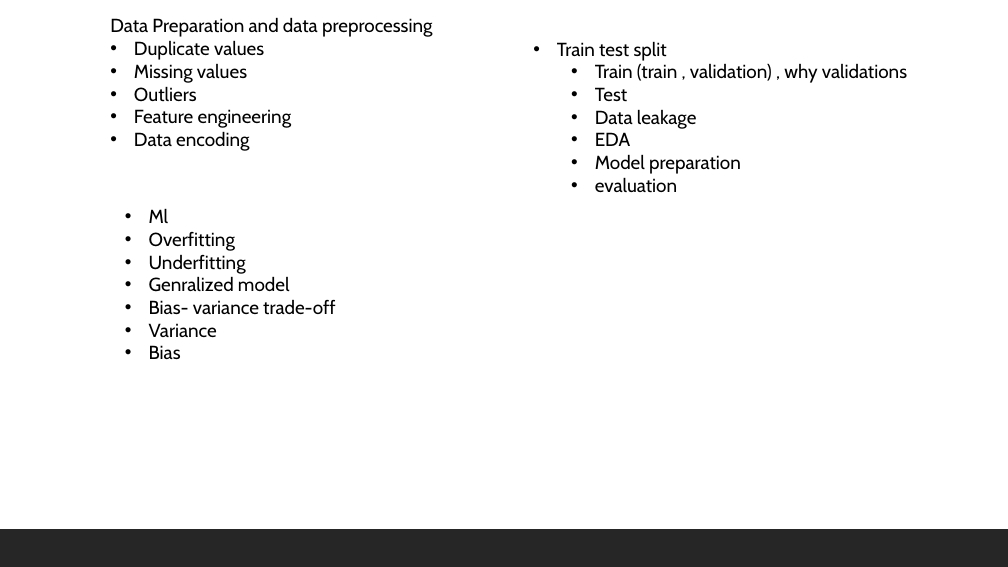
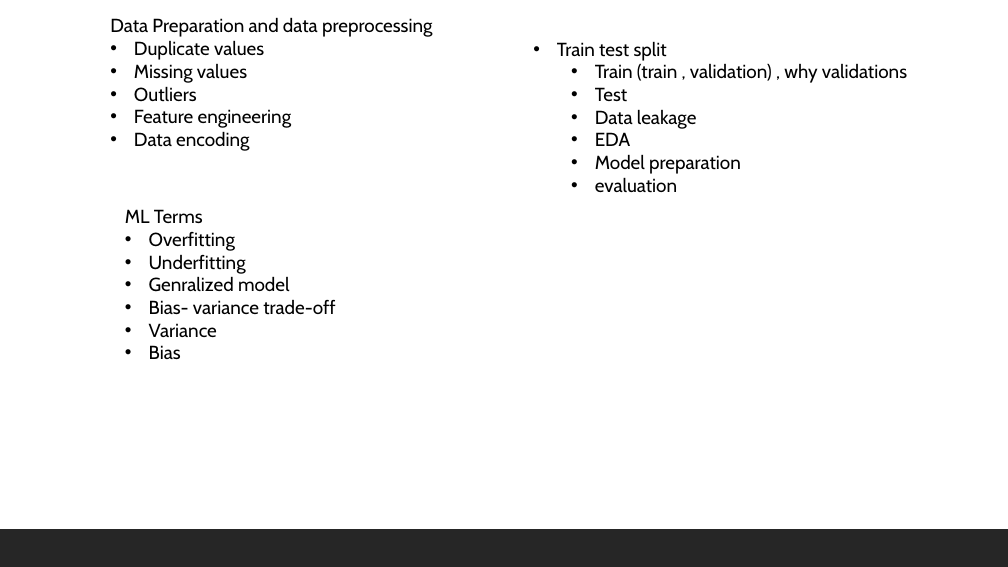
Before and after one commit to shahil04/ds_materials, a slide deck: slide 3 of 8.0_Machine Learning/ml_class/ml_class_notes/class_2_Linear Regression_class_2.pptx. Drawn at 1008x567 pixels with LibreOffice and Linux fonts; fonts in the diff are those of the drawing. Boxes give left, top, right and bottom in pixels: in the first picture for what was removed or moved away, otherwise in the second. Text is boxed around its words. In the diff, an @@ line names an element or a change of style, - is before the commit and + after.

```diff
--- a/8.0_Machine Learning/ml_class/ml_class_notes/class_2_Linear Regression_class_2.pptx
+++ b/8.0_Machine Learning/ml_class/ml_class_notes/class_2_Linear Regression_class_2.pptx
@@ text at bbox=[125, 209, 203, 223]: text changed @@
-  • Ml
+  ML Terms
```
Also in this commit, not shown: 3 other slides changed, 5 slides removed, 54 other files.
